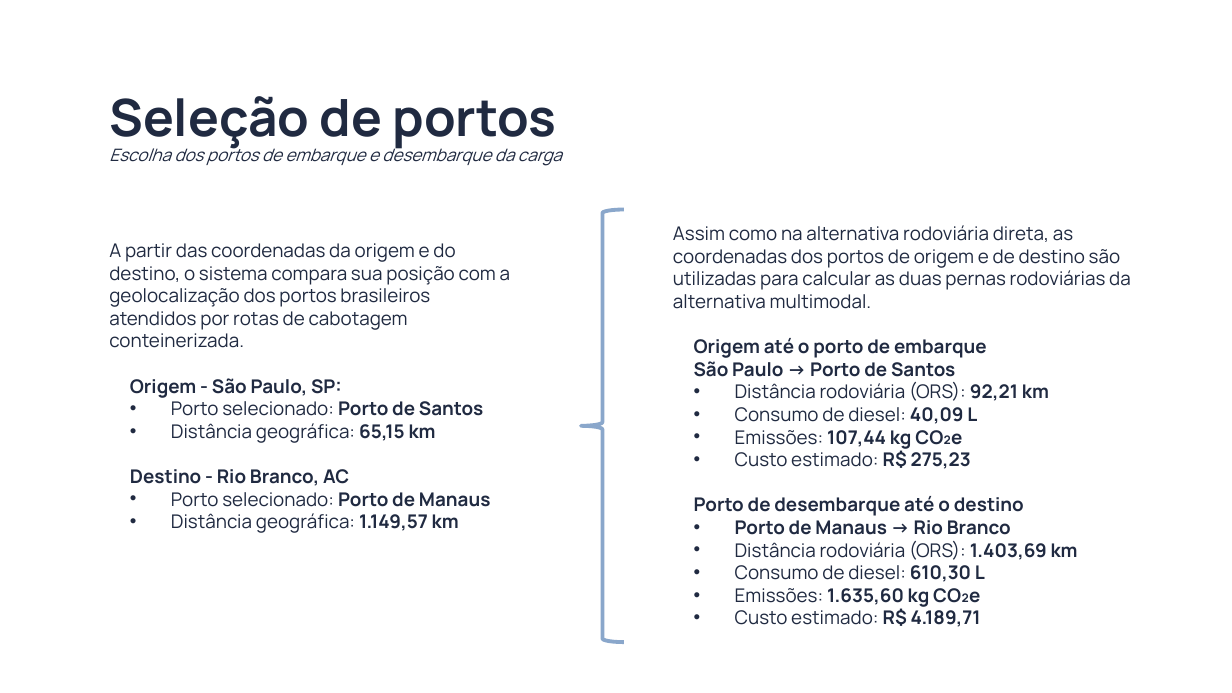
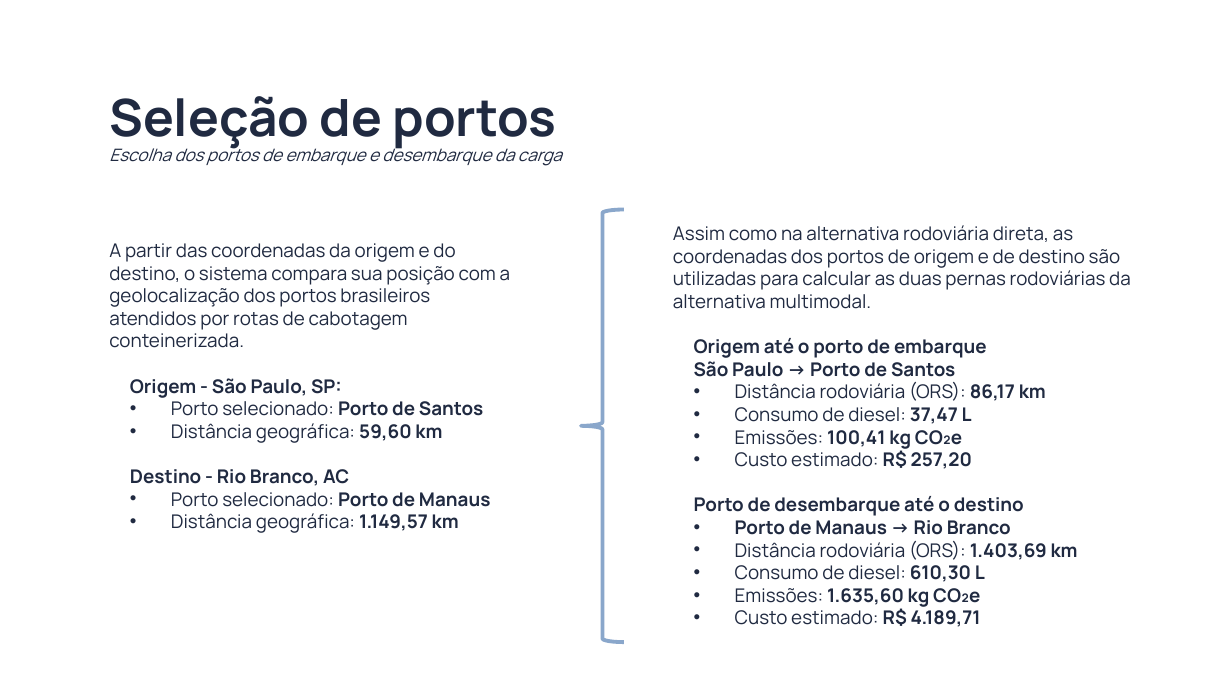
Before and after one commit to pennylanesccp/cabotage-lens, a slide deck: slide 10 of docs/apresentacao_preliminar/presentation.pptx. Drawn at 1232x693 pixels with LibreOffice and Linux fonts; fonts in the diff are those of the drawing; background and template pictures are left out. Boxes give left, top, right and bottom in pixels: in the first picture for what was removed or moved away, otherwise in the second. Text is boxed around its words. In the diff, an @@ line names an element or a change of style, - is before the commit and + after.

```diff
--- a/docs/apresentacao_preliminar/presentation.pptx
+++ b/docs/apresentacao_preliminar/presentation.pptx
@@ text at box(735, 382, 1046, 469): text changed @@
-• Distância rodoviária (ORS): 92,21 km
-• Consumo de diesel: 40,09 L
-• Emissões: 107,44 kg CO₂e
-• Custo estimado: R$ 275,23
+• Distância rodoviária (ORS): 86,17 km
+• Consumo de diesel: 37,47 L
+• Emissões: 100,41 kg CO₂e
+• Custo estimado: R$ 257,20
@@ subtitle at box(171, 423, 442, 443): text changed @@
-• Distância geográfica: 65,15 km
+• Distância geográfica: 59,60 km
```
Also in this commit, not shown: 3 other slides changed.
